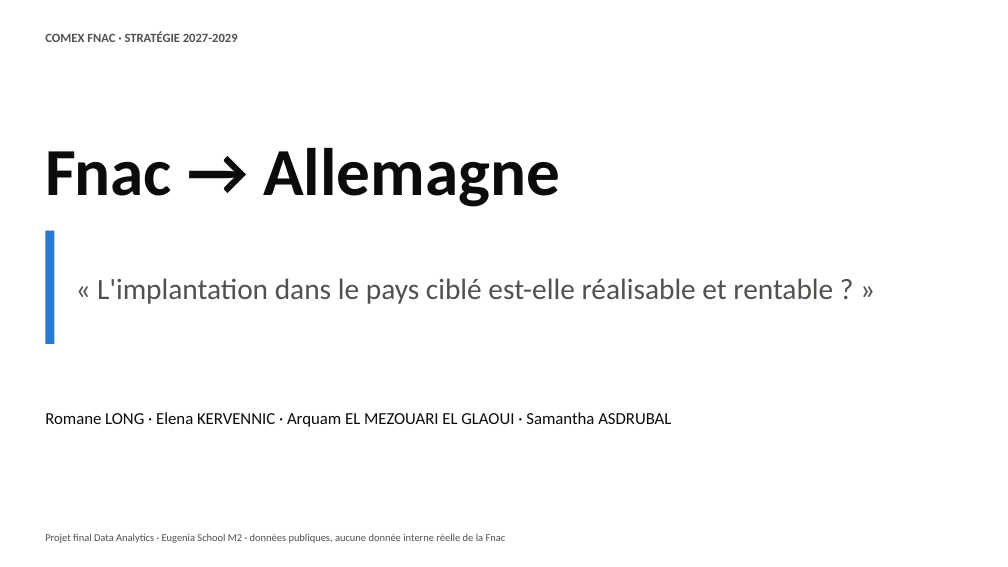
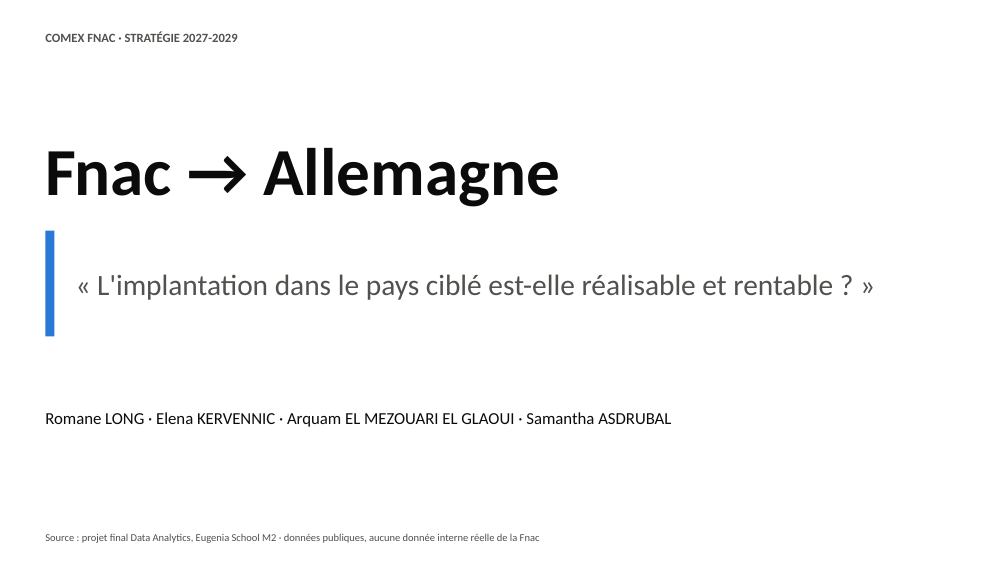
Before and after one commit to romane13long-source/fnac-expansion-allemagne, a slide deck: slide 1 of docs/Comex_Fnac_Allemagne.pptx. Drawn at 1008x567 pixels with LibreOffice and Linux fonts; fonts in the diff are those of the drawing. Boxes give left, top, right and bottom in pixels: in the first picture for what was removed or moved away, otherwise in the second. Text is boxed around its words. In the diff, an @@ line names an element or a change of style, - is before the commit and + after.

```diff
--- a/docs/Comex_Fnac_Allemagne.pptx
+++ b/docs/Comex_Fnac_Allemagne.pptx
@@ rounded rectangle: place and size @@
-rounded rectangle at [45, 231, 54, 344]
+rounded rectangle at [45, 231, 54, 337]
@@ text "« L'implantation dans le pays ...": place and size @@
-text "« L'implantation dans le pays ..." at [97, 278, 833, 304]
+text "« L'implantation dans le pays ..." at [97, 274, 833, 300]
@@ text at [45, 533, 540, 543]: text changed @@
-Projet final Data Analytics · Eugenia School M2 · données publiques, aucune donnée interne réelle de la Fnac
+Source : projet final Data Analytics, Eugenia School M2 · données publiques, aucune donnée interne réelle de la Fnac
```
Also in this commit, not shown: 8 other slides changed, 2 slides added, 3 other files.
